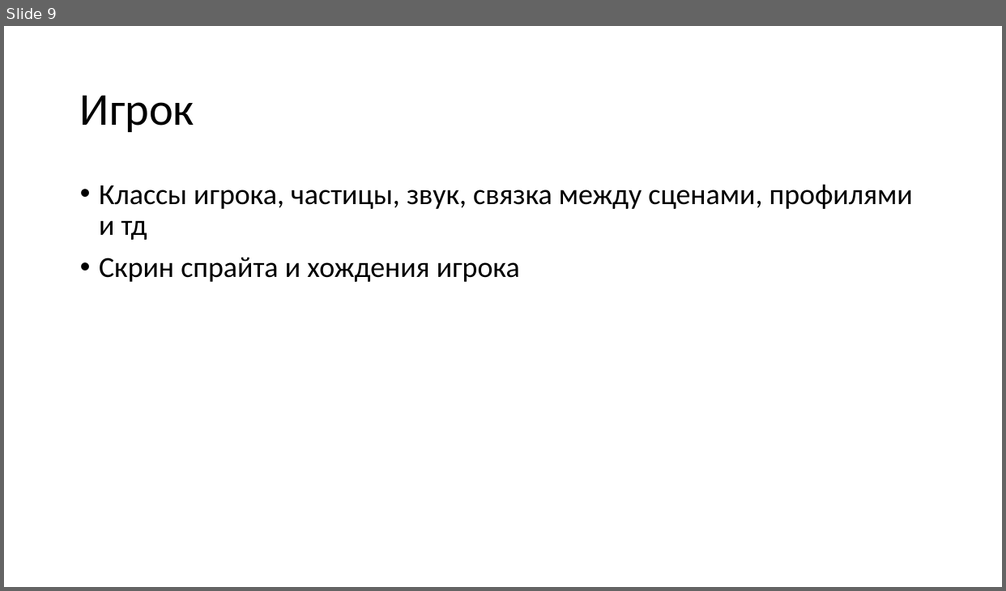
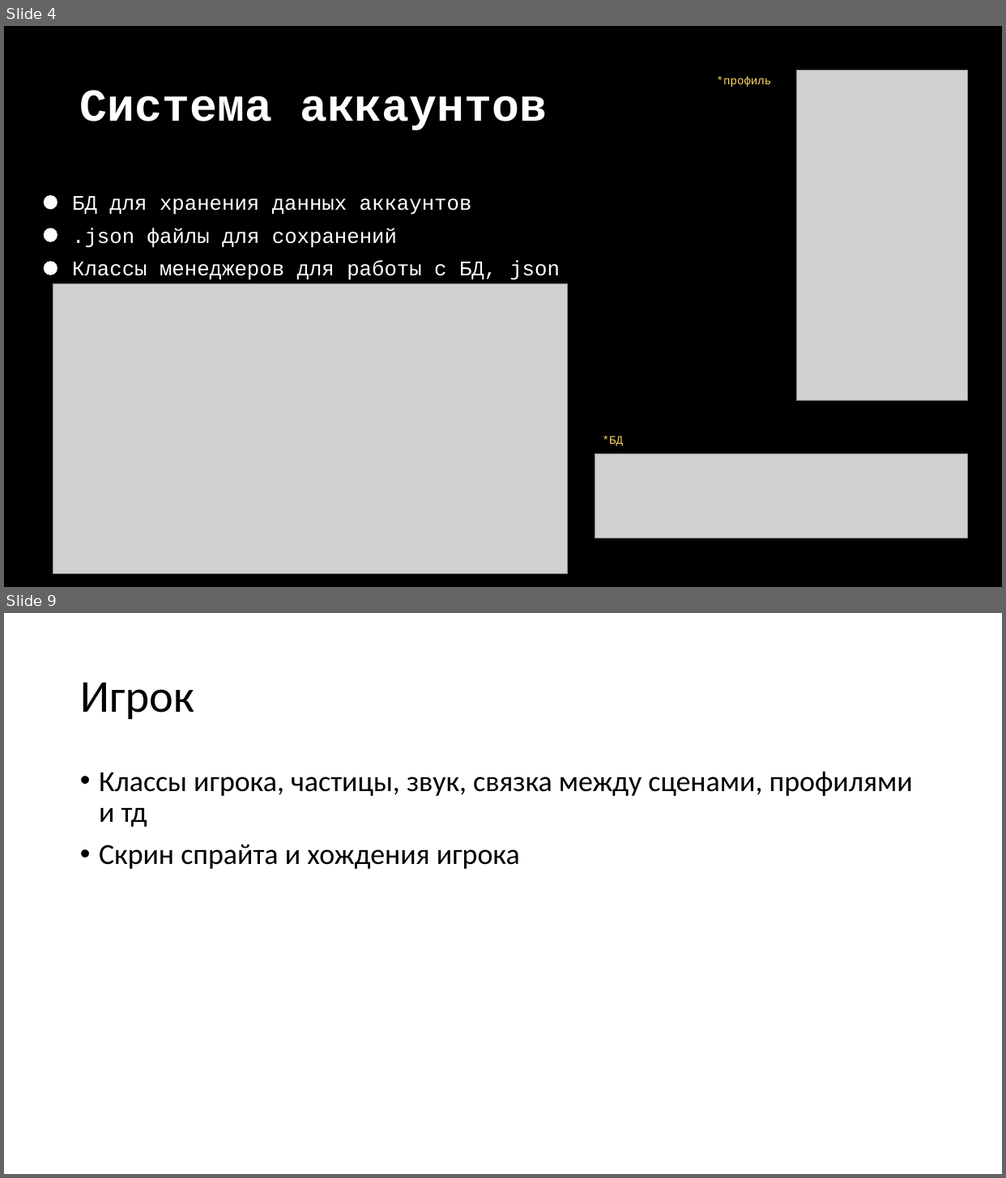
Before and after one commit to txtXD949/parafect, a slide deck: docs/Parafect.pptx. Shown one above the other, each under a label of ours: slide 9 before the commit, slides 4 and 9 after it; the slides between them are not shown. The pictures are 1006x591 and 1006x1178 pixels, drawn with LibreOffice and Linux fonts; fonts in the diff are those of the drawing; grey boxes stand for pictures. Boxes give left, top, right and bottom in pixels: in the first picture for what was removed or moved away, otherwise in the second. Text is boxed around its words. In the diff, an @@ line names an element or a change of style, - is before the commit and + after.

```diff
--- a/docs/Parafect.pptx
+++ b/docs/Parafect.pptx
@@ slide 4 added at <box>4,26,1002,587</box>, background #000000 @@
@@ picture added at <box>797,71,967,401</box> @@
@@ title added at <box>80,90,547,130</box>, 44 pt, text #FFFFFF, bold @@
+Система аккаунтов
@@ text added at <box>717,76,772,87</box>, 11 pt, text #FFD966 @@
+*профиль
@@ ellipse added at <box>44,196,57,209</box>, fill #FFFFFF, outline #FFFFFF 1 pt @@
@@ text added at <box>72,196,472,215</box>, 20 pt, text #FFFFFF @@
+БД для хранения данных аккаунтов
@@ ellipse added at <box>44,228,57,241</box>, fill #FFFFFF, outline #FFFFFF 1 pt @@
@@ text added at <box>72,228,397,248</box>, 20 pt, text #FFFFFF @@
+.json файлы для сохранений
@@ ellipse added at <box>44,262,57,275</box>, fill #FFFFFF, outline #FFFFFF 1 pt @@
@@ text added at <box>72,260,560,280</box>, 20 pt, text #FFFFFF @@
+Классы менеджеров для работы с БД, json
@@ picture added at <box>53,284,567,574</box> @@
@@ text added at <box>603,436,623,446</box>, 11 pt, text #FFD966 @@
+*БД
@@ picture added at <box>595,454,968,539</box> @@
```
Also in this commit, not shown: 4 slides changed, 6 other slides added, 7 slides removed, 4 other files.
